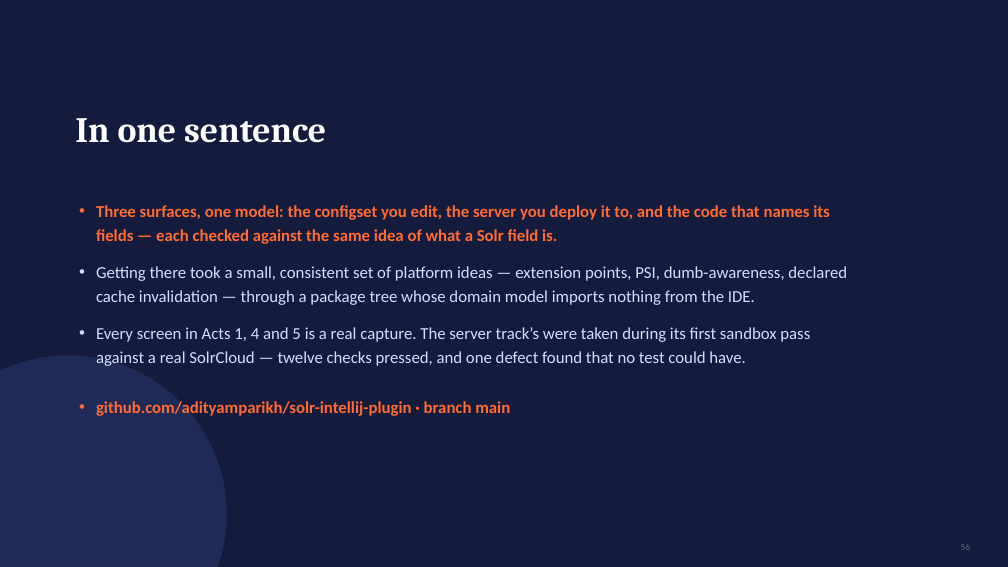
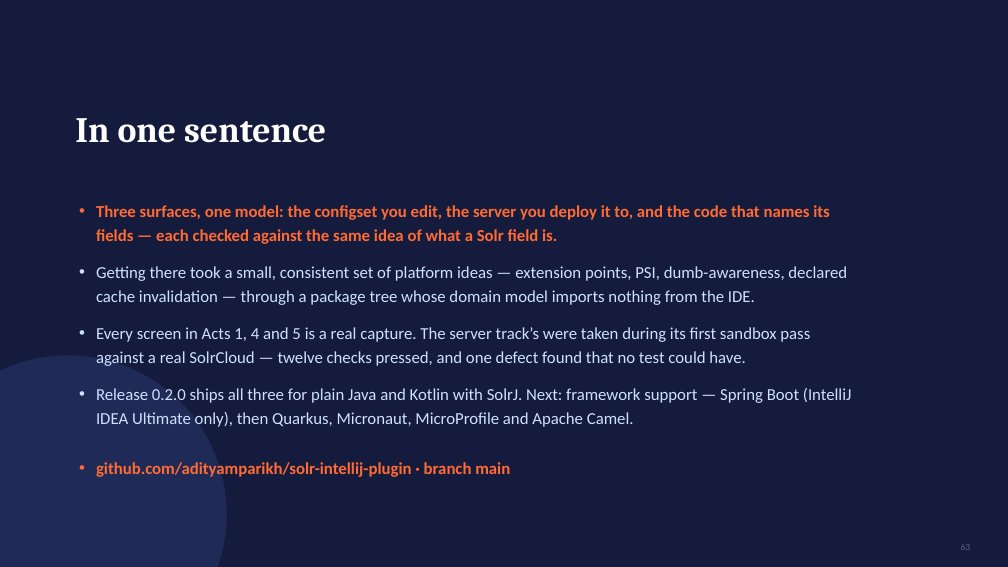
Before and after one commit to adityamparikh/solr-intellij-plugin, a slide deck: slide 63 of docs/presentation/solr-intellij-plugin.pptx (slide 56 before the commit). Drawn at 1008x567 pixels with LibreOffice and Linux fonts; fonts in the diff are those of the drawing. Boxes give left, top, right and bottom in pixels: in the first picture for what was removed or moved away, otherwise in the second. Text is boxed around its words. In the diff, an @@ line names an element or a change of style, - is before the commit and + after.

```diff
--- a/docs/presentation/solr-intellij-plugin.pptx
+++ b/docs/presentation/solr-intellij-plugin.pptx
@@ text at (96,388,852,427): paragraph added @@
+• Release 0.2.0 ships all three for plain Java and Kotlin with SolrJ. Next: framework support — Spring Boot (IntelliJ IDEA Ultimate only), then Quarkus, Micronaut, MicroProfile and Apache Camel.
```
Also in this commit, not shown: 52 other slides changed, 7 slides added, 3 other files.
